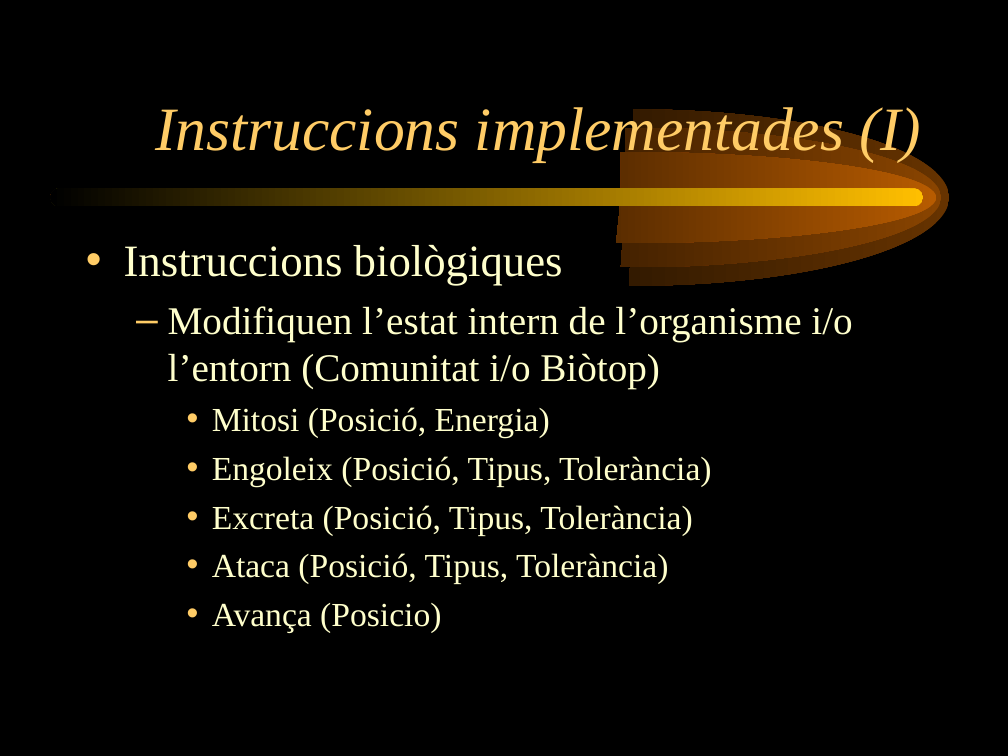
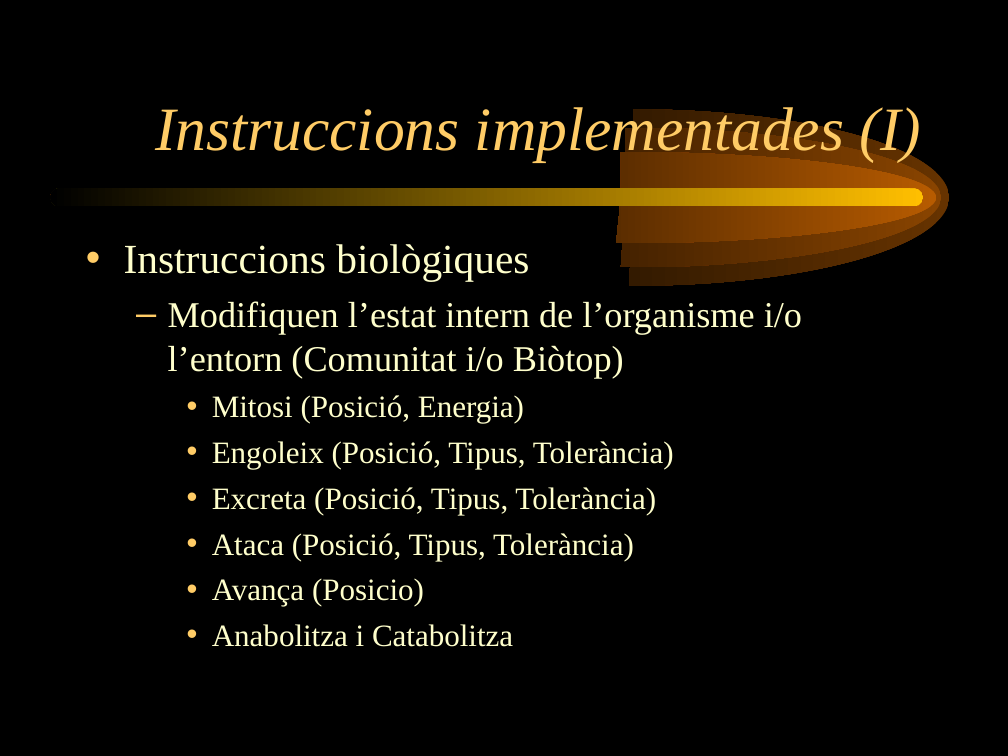
Before and after one commit to vokimon/bioscena, a slide deck: slide 17 of manual/Presentacio.ppt (slide 15 before the commit). Drawn at 1008x756 pixels with LibreOffice and Linux fonts; fonts in the diff are those of the drawing. Boxes give left, top, right and bottom in pixels: in the first picture for what was removed or moved away, otherwise in the second. Text is boxed around its words. In the diff, an @@ line names an element or a change of style, - is before the commit and + after.

```diff
--- a/manual/Presentacio.ppt
+++ b/manual/Presentacio.ppt
@@ text at box(124, 244, 802, 606): size 32 to 29.6 pt in "Instruccions biològiques"; size 28 to 25.9 pt in "Modifiquen l’estat intern de l’organisme i/o l’entorn ..."; size 24 to 22.2 pt in "Mitosi (Posició, Energia)", "Engoleix (Posició, Tipus, Tolerància)", "Excreta (Posició, Tipus, Tolerància)", "Ataca (Posició, Tipus, Tolerància)" and 1 more places @@
@@ text at box(212, 624, 513, 647): paragraph added @@
+    • Anabolitza i Catabolitza
```
Also in this commit, not shown: 3 other slides changed, 2 slides added, 4 other files.
